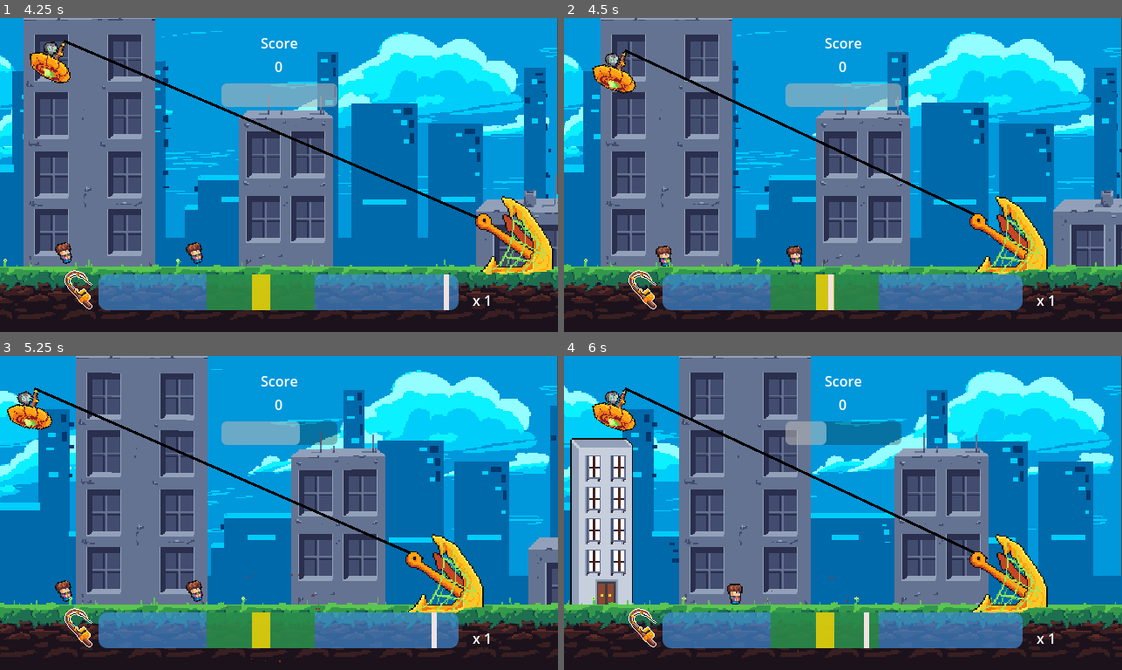
Above: before the commit, frames 1-4 (two rows, left to right).
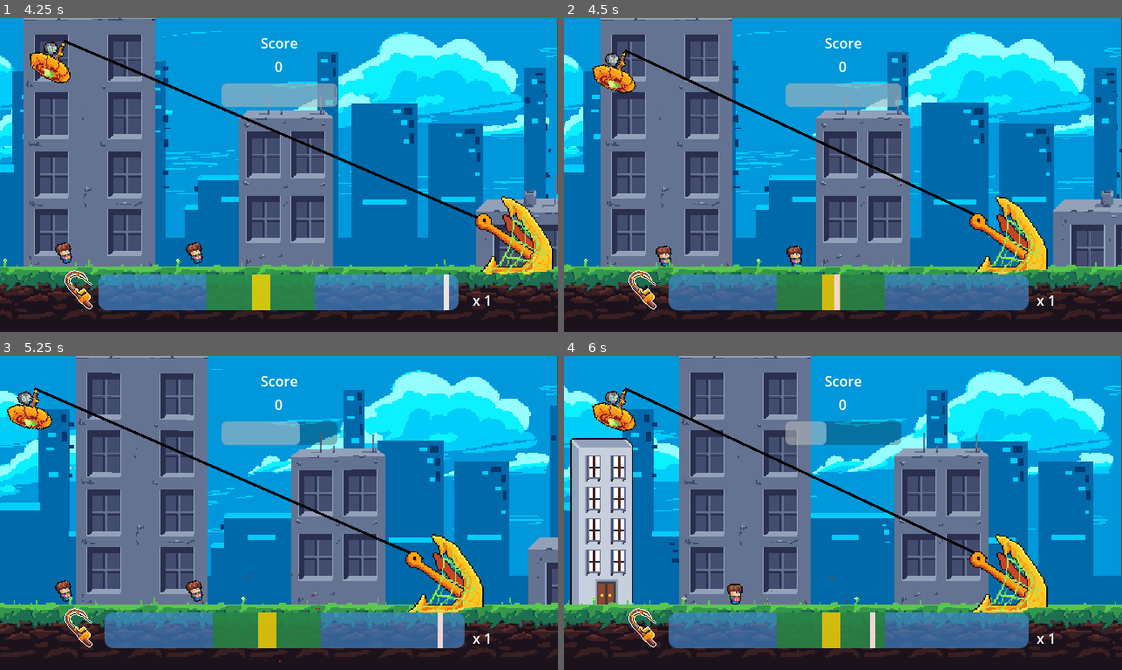
Above: after the commit, the same moments.

Repository: Tenes/mini-jam-153
Game: Godot game, scene res://Scenes/main_menu_scene.tscn
Same seed, same stepped clock (60 frames per second), same inputs: the game is played once before the commit and once after it. Sound files missing from this copy of the repository are replaced by a short silence.
Inputs (mouse positions are in pixels of both pictures, inside the frame that each line leads up to):
- Up to frame 1 (4.25 s): click "Start" at 0.5 s; move the mouse to (401, 159) at 1.27 s; click (401, 159) at 1.35 s; move the mouse to (167, 190) at 2.02 s; click (167, 190) at 2.1 s; move the mouse to (334, 105) at 2.77 s; click (334, 105) at 2.85 s; move the mouse to (251, 237) at 3.52 s; click (251, 237) at 3.6 s
- Up to frame 2 (4.5 s): move the mouse to (1010, 222) at 4.27 s; click (1010, 222) at 4.35 s
- Up to frame 3 (5.25 s): move the mouse to (111, 465) at 5.02 s; click (111, 465) at 5.1 s
- Up to frame 4 (6 s): move the mouse to (870, 513) at 5.77 s; click (870, 513) at 5.85 s

Frame 1 is identical in both runs. In frame 2, 0.9% of the frame differs, in the area x 17-84%, y 81-94%; in frame 3, 1.0%; in frame 4, 1.0%.

Commit message:
Adds shake_failed

Diff:
--- a/Models/UI/ui.gd
+++ b/Models/UI/ui.gd
@@ -56,3 +56,5 @@
 		progress_bar_animation_player.play("shake_great_success");
 	elif status == Global.BarStatus.SUCCESS:
 		progress_bar_animation_player.play("shake_success");
+	else:
+		progress_bar_animation_player.play("shake_failed");
--- a/Models/UI/ui.tscn
+++ b/Models/UI/ui.tscn
@@ -6,6 +6,72 @@
 
 [sub_resource type="Animation" id="Animation_660m4"]
 resource_name = "shake_failed"
+tracks/0/type = "bezier"
+tracks/0/imported = false
+tracks/0/enabled = true
+tracks/0/path = NodePath(".:modulate:r")
+tracks/0/interp = 1
+tracks/0/loop_wrap = true
+tracks/0/keys = {
+"handle_modes": PackedInt32Array(0, 0, 0, 0, 0),
+"points": PackedFloat32Array(1, -0.25, 0, 0.25, 0, 1, -0.25, 0, 0.25, 0, 1, -0.25, 0, 0.25, 0, 1, -0.25, 0, 0.25, 0, 1, -0.25, 0, 0.25, 0),
+"times": PackedFloat32Array(0, 0.2, 0.5, 0.8, 1)
+}
+tracks/1/type = "bezier"
+tracks/1/imported = false
+tracks/1/enabled = true
+tracks/1/path = NodePath(".:modulate:g")
+tracks/1/interp = 1
+tracks/1/loop_wrap = true
+tracks/1/keys = {
+"handle_modes": PackedInt32Array(0, 0, 0, 0, 0),
+"points": PackedFloat32Array(1, -0.25, 0, 0.25, 0, 0, -0.25, 0, 0.25, 0, 1, -0.25, 0, 0.25, 0, 0, -0.25, 0, 0.25, 0, 1, -0.25, 0, 0.25, 0),
+"times": PackedFloat32Array(0, 0.2, 0.5, 0.8, 1)
+}
+tracks/2/type = "bezier"
+tracks/2/imported = false
+tracks/2/enabled = true
+tracks/2/path = NodePath(".:modulate:b")
+tracks/2/interp = 1
+tracks/2/loop_wrap = true
+tracks/2/keys = {
+"handle_modes": PackedInt32Array(0, 0, 0, 0, 0),
+"points": PackedFloat32Array(1, -0.25, 0, 0.25, 0, 0, -0.25, 0, 0.25, 0, 1, -0.25, 0, 0.25, 0, 0, -0.25, 0, 0.25, 0, 1, -0.25, 0, 0.25, 0),
+"times": PackedFloat32Array(0, 0.2, 0.5, 0.8, 1)
+}
+tracks/3/type = "bezier"
+tracks/3/imported = false
+tracks/3/enabled = true
+tracks/3/path = NodePath(".:modulate:a")
+tracks/3/interp = 1
+tracks/3/loop_wrap = true
+tracks/3/keys = {
+"handle_modes": PackedInt32Array(0, 0, 0, 0, 0),
+"points": PackedFloat32Array(1, -0.25, 0, 0.25, 0, 1, -0.25, 0, 0.25, 0, 1, -0.25, 0, 0.25, 0, 1, -0.25, 0, 0.25, 0, 1, -0.25, 0, 0.25, 0),
+"times": PackedFloat32Array(0, 0.2, 0.5, 0.8, 1)
+}
+tracks/4/type = "bezier"
+tracks/4/imported = false
+tracks/4/enabled = true
+tracks/4/path = NodePath(".:position:x")
+tracks/4/interp = 1
+tracks/4/loop_wrap = true
+tracks/4/keys = {
+"handle_modes": PackedInt32Array(0, 0, 0, 0),
+"points": PackedFloat32Array(113, -0.25, 0, 0.25, 0, 103, -0.25, 0, 0.25, 0, 123, -0.25, 0, 0.25, 0, 113, -0.25, 0, 0.25, 0),
+"times": PackedFloat32Array(0, 0.4, 0.7, 1)
+}
+tracks/5/type = "bezier"
+tracks/5/imported = false
+tracks/5/enabled = true
+tracks/5/path = NodePath(".:position:y")
+tracks/5/interp = 1
+tracks/5/loop_wrap = true
+tracks/5/keys = {
+"handle_modes": PackedInt32Array(0, 0, 0, 0),
+"points": PackedFloat32Array(304, -0.25, 0, 0.25, 0, 304, -0.25, 0, 0.25, 0, 304, -0.25, 0, 0.25, 0, 304, -0.25, 0, 0.25, 0),
+"times": PackedFloat32Array(0, 0.4, 0.7, 1)
+}
 
 [sub_resource type="Animation" id="Animation_p1vc8"]
 resource_name = "shake_great_success"
--- a/Scenes/city_scene.tscn
+++ b/Scenes/city_scene.tscn
@@ -76,8 +76,8 @@
 [node name="Timer" type="Timer" parent="GameScreen"]
 
 [node name="Extraterrestre02" type="Sprite2D" parent="GameScreen"]
-position = Vector2(243.707, 193.438)
-rotation = -0.362935
+position = Vector2(238.135, 187.223)
+rotation = -0.321879
 scale = Vector2(-1, 1)
 texture = ExtResource("6_yb2po")
 
--- a/Scenes/main_menu_scene.tscn
+++ b/Scenes/main_menu_scene.tscn
@@ -91,9 +91,9 @@
 "
 
 [node name="Extraterrestre02" type="Sprite2D" parent="."]
-position = Vector2(295.189, 143.84)
-rotation = -0.0567602
-scale = Vector2(0.380756, 0.380756)
+position = Vector2(257.862, 192.87)
+rotation = -0.0369702
+scale = Vector2(-2.29756, 2.39002)
 texture = ExtResource("3_mesbx")
 
 [node name="Marker2D" type="Marker2D" parent="Extraterrestre02"]
@@ -110,7 +110,7 @@
 rotation = 0.464904
 scale = Vector2(1.14065, 1.14065)
 stream = ExtResource("4_1x1v6")
-volume_db = -7.32704
+volume_db = -3.50522
 autoplay = true
 
 [connection signal="pressed" from="VBoxContainer/Start" to="." method="_on_start_pressed"]
--- a/Scripts/city_scene.gd
+++ b/Scripts/city_scene.gd
@@ -18,6 +18,7 @@
 	rope.linkToHarpoon(harpoon);
 	interactableSpawner();
 	timer.start();
+#ADD SPOOF PARTICLES HERE TO LOAD THEM
 	for n in 12 :
 		var tempAudioStream : AudioStreamPlayer = AudioStreamPlayer.new();
 		tempAudioStream.stream = Global.ALL_SOUNDS[n];
